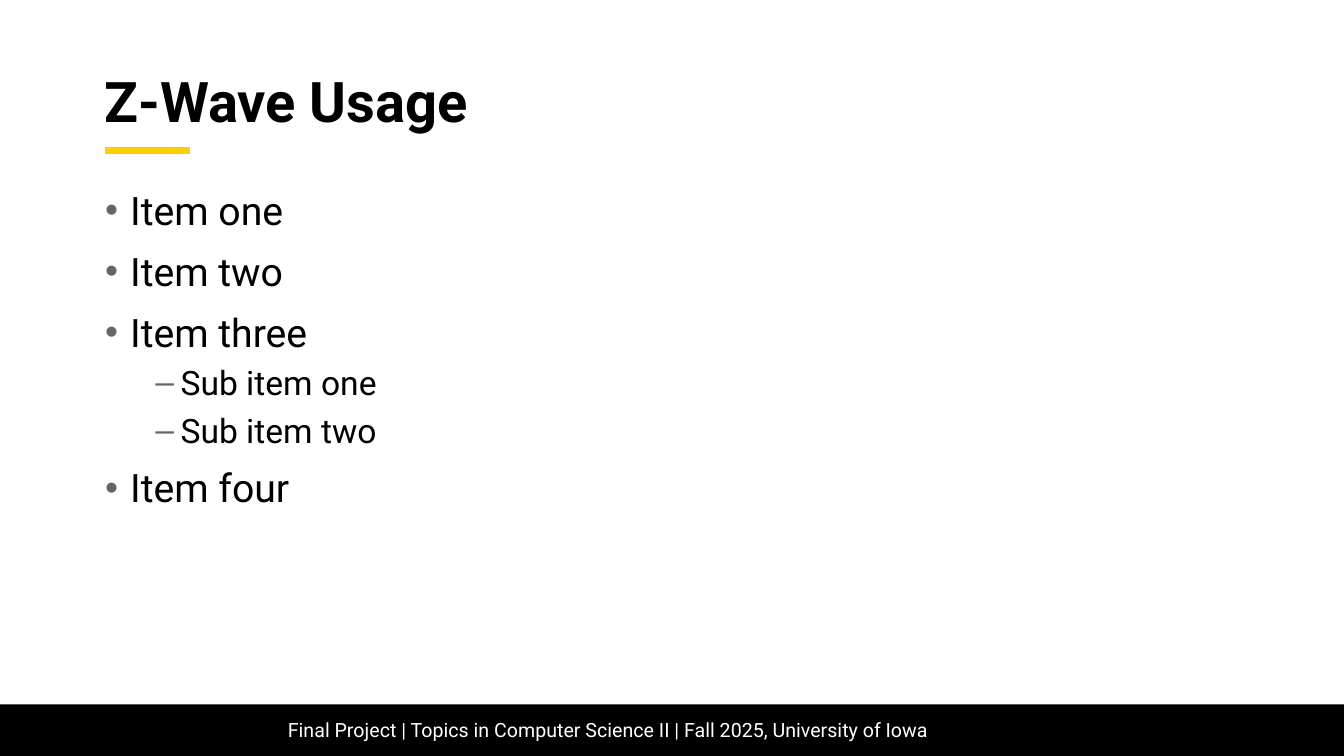
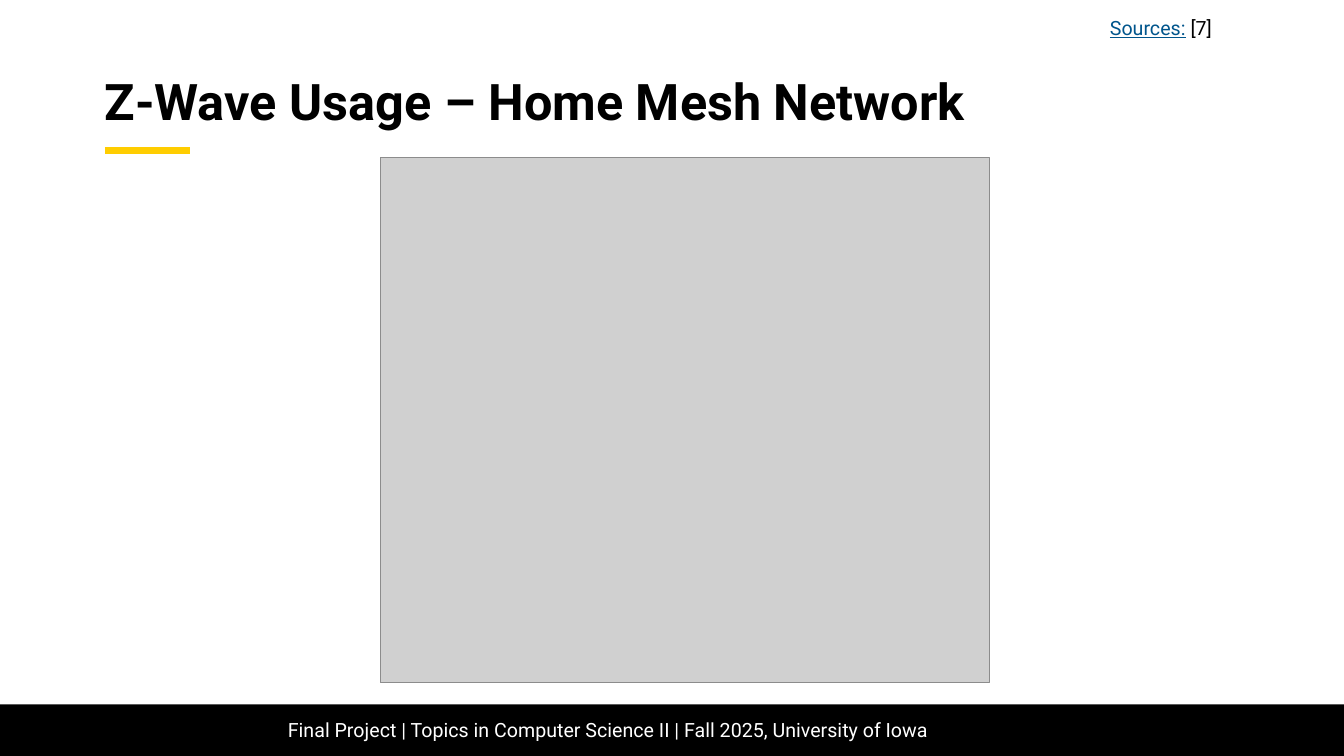
Before and after one commit to mattnkrueger/cs-4980--real-time-cyber-physical-systems, a slide deck: slide 43 of project/final_project-comparison_of_thread_zigbee_and_zwave_for_home_automation.pptx (slide 33 before the commit). Drawn at 1344x756 pixels with LibreOffice and Linux fonts; fonts in the diff are those of the drawing; grey boxes stand for pictures; background and template pictures are left out. Boxes give left, top, right and bottom in pixels: in the first picture for what was removed or moved away, otherwise in the second. Text is boxed around its words. In the diff, an @@ line names an element or a change of style, - is before the commit and + after.

```diff
--- a/project/final_project-comparison_of_thread_zigbee_and_zwave_for_home_automation.pptx
+++ b/project/final_project-comparison_of_thread_zigbee_and_zwave_for_home_automation.pptx
@@ text added at [1110, 19, 1212, 38], 14 pt, text #00558C, underline @@
+Sources: [7]
@@ title at [105, 82, 965, 131]: text changed; size 40 to 36 pt @@
-Z-Wave Usage
+Z-Wave Usage – Home Mesh Network
@@ picture added at [380, 157, 989, 683] @@
@@ text removed at [130, 197, 377, 503] @@
-• Item one
-• Item two
-• Item three
-  ‒ Sub item one
-  ‒ Sub item two
-• Item four
```
Also in this commit, not shown: 31 other slides changed, 20 slides added, 7 slides removed, 2 other files.
